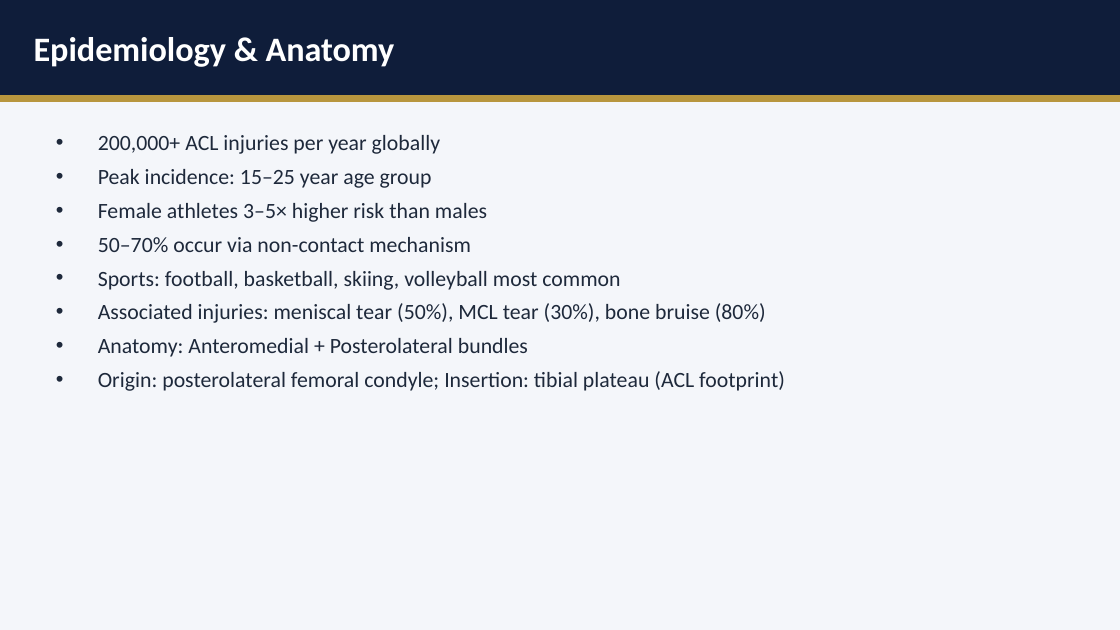
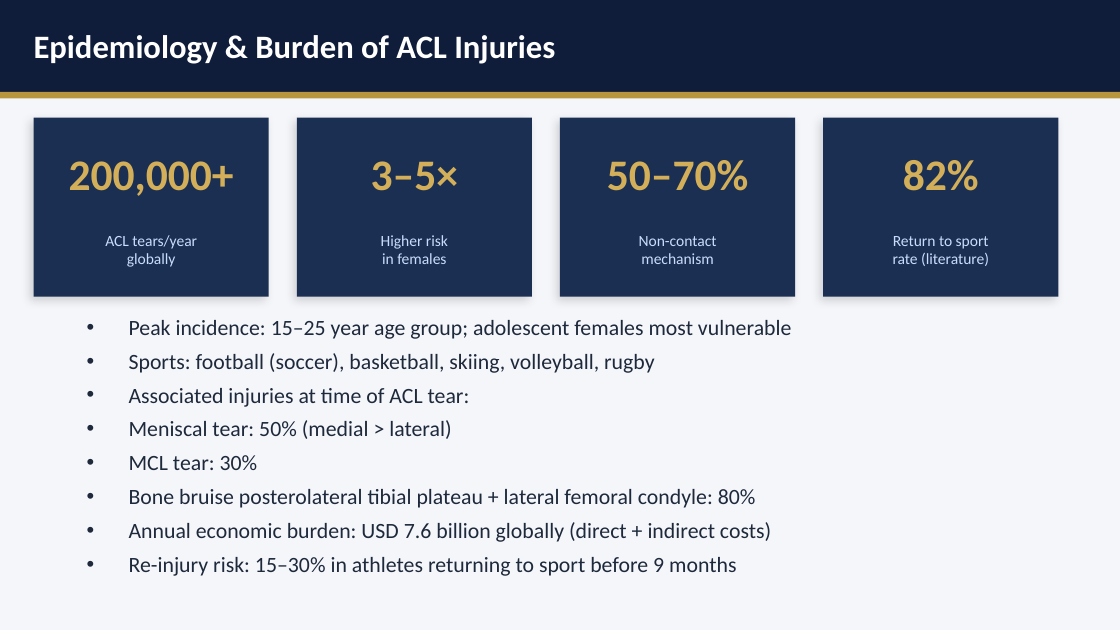
Before and after one commit to InfraXCoders/ortho-chronicles, a slide deck: slide 2 of slides/acl-reconstruction.pptx. Drawn at 1120x630 pixels with LibreOffice and Linux fonts; fonts in the diff are those of the drawing. Boxes give left, top, right and bottom in pixels: in the first picture for what was removed or moved away, otherwise in the second. Text is boxed around its words. In the diff, an @@ line names an element or a change of style, - is before the commit and + after.

```diff
--- a/slides/acl-reconstruction.pptx
+++ b/slides/acl-reconstruction.pptx
@@ text at [34,35,555,64]: text changed; size 22 to 21 pt @@
-Epidemiology & Anatomy
+Epidemiology & Burden of ACL Injuries
@@ rectangle added at [34,118,269,297], fill #1A2F52 @@
@@ rectangle added at [297,118,532,297], fill #1A2F52 @@
@@ rectangle added at [560,118,795,297], fill #1A2F52 @@
@@ rectangle added at [823,118,1058,297], fill #1A2F52 @@
@@ text added at [69,161,234,196], 28 pt, text #D4AF5A, bold @@
+200,000+
@@ text added at [371,161,458,191], 28 pt, text #D4AF5A, bold @@
+3–5×
@@ text added at [607,160,749,191], 28 pt, text #D4AF5A, bold @@
+50–70%
@@ text added at [903,160,979,191], 28 pt, text #D4AF5A, bold @@
+82%
@@ text added at [105,235,197,267], 10 pt, text #CADCFC @@
+ACL tears/year
+globally
@@ text added at [381,235,448,264], 10 pt, text #CADCFC @@
+Higher risk
+in females
@@ text added at [639,236,717,264], 10 pt, text #CADCFC @@
+Non-contact
+mechanism
@@ text added at [893,236,989,266], 10 pt, text #CADCFC @@
+Return to sport
+rate (literature)
@@ text at [129,320,791,576]: text changed @@
-• 200,000+ ACL injuries per year globally
-• Peak incidence: 15–25 year age group
-• Female athletes 3–5× higher risk than males
-• 50–70% occur via non-contact mechanism
-• Sports: football, basketball, skiing, volleyball most common
-• Associated injuries: meniscal tear (50%), MCL tear (30%), bone bruise (80%)
-• Anatomy: Anteromedial + Posterolateral bundles
-• Origin: posterolateral femoral condyle; Insertion: tibial plateau (ACL footprint)
+  • Peak incidence: 15–25 year age group; adolescent females most vulnerable
+  • Sports: football (soccer), basketball, skiing, volleyball, rugby
+  • Associated injuries at time of ACL tear:
+  • Meniscal tear: 50% (medial > lateral)
+  • MCL tear: 30%
+  • Bone bruise posterolateral tibial plateau + lateral femoral condyle: 80%
+  • Annual economic burden: USD 7.6 billion globally (direct + indirect costs)
+  • Re-injury risk: 15–30% in athletes returning to sport before 9 months
```
Also in this commit, not shown: 4 other slides changed, 18 slides added, 3 slides removed, 10 other files.
